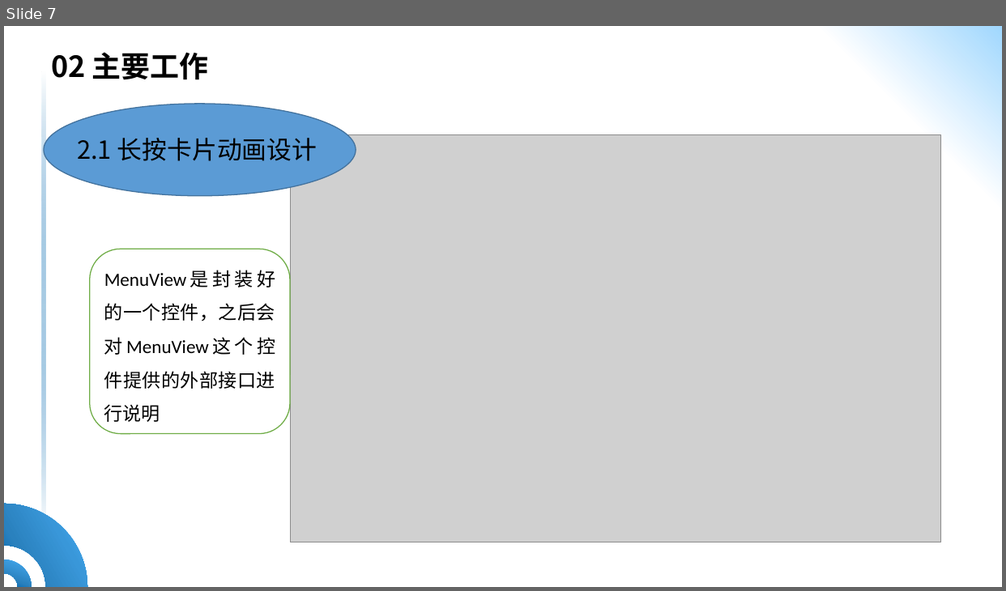
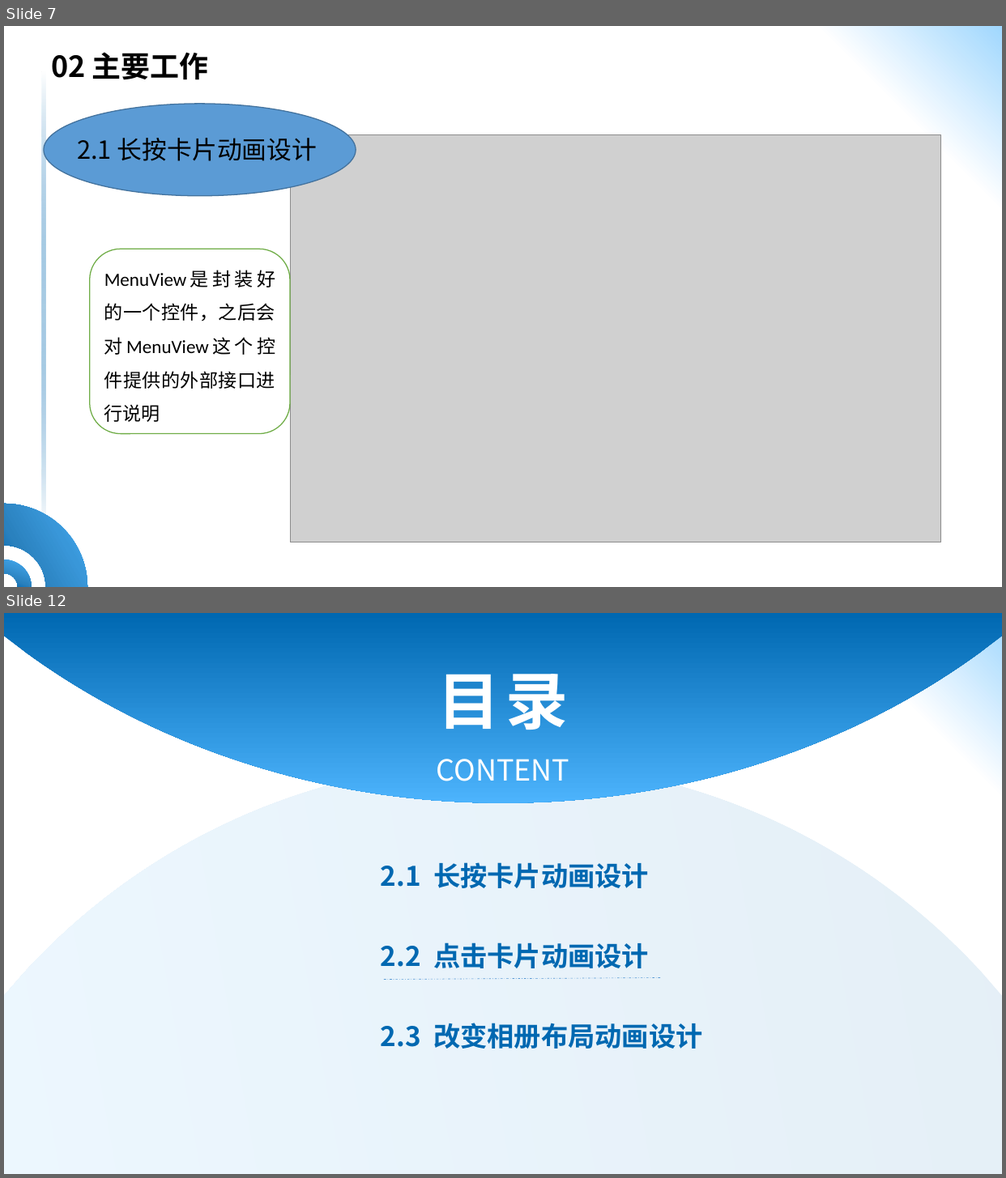
Before and after one commit to HQ-L/ppt-10.27, a slide deck: 答辩ppt-李慧奇.pptx. Shown one above the other, each under a label of ours: slide 7 before the commit, slides 7 and 12 after it; the slides between them are not shown. The pictures are 1006x591 and 1006x1178 pixels, drawn with LibreOffice and Linux fonts; fonts in the diff are those of the drawing; grey boxes stand for pictures; background and template pictures are left out. Boxes give left, top, right and bottom in pixels: in the first picture for what was removed or moved away, otherwise in the second. Text is boxed around its words. In the diff, an @@ line names an element or a change of style, - is before the commit and + after.

```diff
--- a/答辩ppt-李慧奇.pptx
+++ b/答辩ppt-李慧奇.pptx
@@ slide 12 added at (4, 613, 1002, 1174), background gradient #FFFFFF to #A0D7FE @@
@@ freeform shape added at (4, 613, 1002, 803), fill gradient #0068B1 to #4CB3FC @@
@@ picture added at (589, 618, 772, 667) @@
@@ title added at (437, 674, 569, 730), 60 pt, text #FFFFFF, bold @@
+目录
@@ freeform shape added at (4, 762, 1002, 1174), fill gradient #0068B1 to #4CB3FC @@
@@ text added at (437, 759, 569, 781), 28 pt, text #FFFFFF @@
+CONTENT
@@ text added at (381, 862, 649, 888), 25.9 pt, text #0068B1, bold @@
+2.1 长按卡片动画设计
@@ text added at (381, 943, 649, 969), 25.9 pt, text #0068B1, bold @@
+2.2 点击卡片动画设计
@@ line added from (385, 980) to (662, 978), #5B9BD5 0.5 pt dashed @@
@@ text added at (381, 1023, 702, 1049), 25.9 pt, text #0068B1, bold @@
+2.3 改变相册布局动画设计
```
Also in this commit, not shown: 2 slides changed, 14 other slides added.
